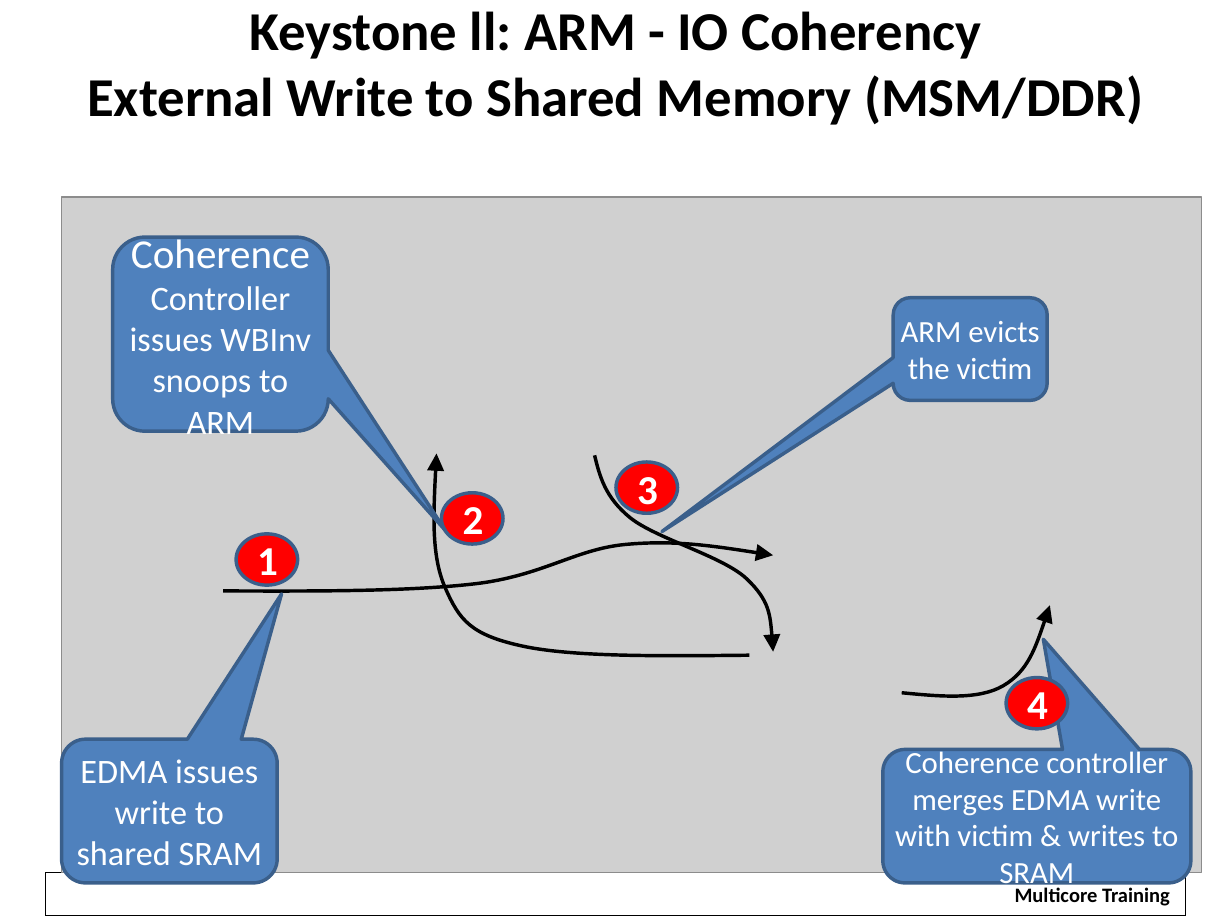
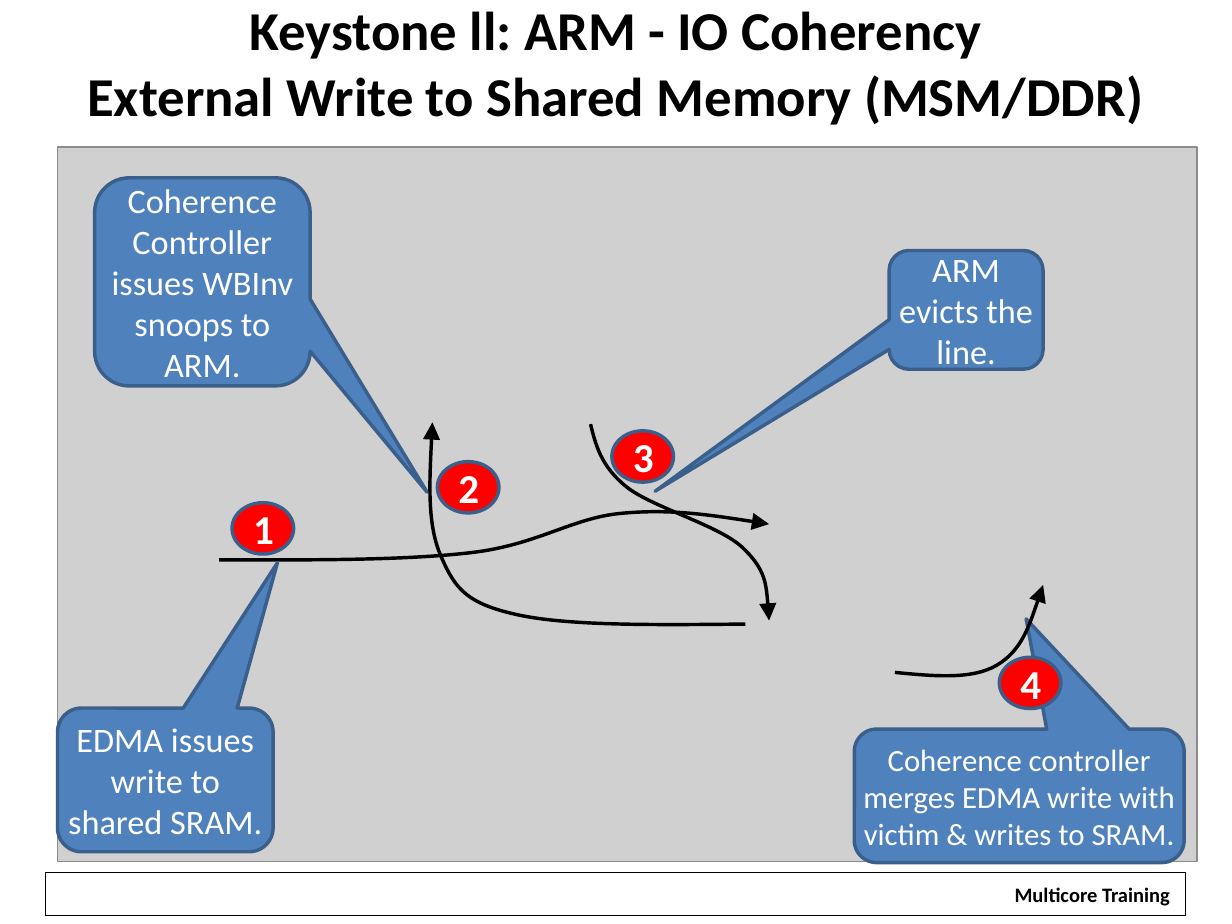
Before and after one commit to hari1989/keystone-workshop, a slide deck: slide 31 of preliminary/Working/presentations/KeyStoneII ARM Overview.pptx. Drawn at 1232x924 pixels with LibreOffice and Linux fonts; fonts in the diff are those of the drawing; grey boxes stand for pictures; background and template pictures are left out. Boxes give left, top, right and bottom in pixels: in the first picture for what was removed or moved away, otherwise in the second. Text is boxed around its words. In the diff, an @@ line names an element or a change of style, - is before the commit and + after.

```diff
--- a/preliminary/Working/presentations/KeyStoneII ARM Overview.pptx
+++ b/preliminary/Working/presentations/KeyStoneII ARM Overview.pptx
@@ picture: place and size @@
-picture at (62, 197, 1201, 872)
+picture at (58, 147, 1198, 861)
@@ rounded speech box "Coherence Controller issues WBInv snoops ...": place and size @@
-rounded speech box "Coherence Controller issues WBInv snoops ..." at (112, 237, 328, 431)
+rounded speech box "Coherence Controller issues WBInv snoops ..." at (95, 177, 310, 386)
@@ text in rounded speech box at (112, 189, 293, 386): text changed @@
-Coherence Controller issues WBInv snoops to ARM
+Coherence Controller issues WBInv snoops to ARM.
@@ rounded speech box "ARM evicts the line.": place and size @@
-rounded speech box "ARM evicts the line." at (893, 298, 1047, 400)
+rounded speech box "ARM evicts the line." at (890, 250, 1044, 368)
@@ rounded speech box "ARM evicts the line." at (890, 250, 1044, 368): proportions changed @@
@@ text in rounded speech box at (899, 260, 1033, 373): text changed; size 18 to 20 pt @@
-ARM evicts the victim
+ARM evicts the line.
@@ freeform shape: place and size @@
-freeform shape at (902, 605, 1050, 700)
+freeform shape at (894, 585, 1042, 680)
@@ ellipse "4": place and size @@
-ellipse "4" at (1007, 678, 1068, 729)
+ellipse "4" at (999, 658, 1061, 710)
@@ 3 ellipses, 3 freeform shapes, 1 rounded speech box: place and size @@
-3 ellipses, 3 freeform shapes, 1 rounded speech box at (62, 453, 774, 883)
+3 ellipses, 3 freeform shapes, 1 rounded speech box at (58, 423, 769, 853)
@@ text in rounded speech box at (68, 728, 262, 834): text changed @@
-EDMA issues write to shared SRAM
+EDMA issues write to shared SRAM.
@@ rounded speech box "Coherence controller merges EDMA write ...": place and size @@
-rounded speech box "Coherence controller merges EDMA write ..." at (883, 749, 1191, 882)
+rounded speech box "Coherence controller merges EDMA write ..." at (854, 729, 1184, 862)
@@ text in rounded speech box at (863, 749, 1175, 845): text changed @@
-Coherence controller merges EDMA write with victim & writes to SRAM
+Coherence controller merges EDMA write with victim & writes to SRAM.
@@ rectangle "Multicore Training": place and size @@
-rectangle "Multicore Training" at (1015, 887, 1170, 906)
+rectangle "Multicore Training" at (1000, 876, 1183, 913)
```
Also in this commit, not shown: 23 other slides changed, 1 slide added, 1 slide removed.
